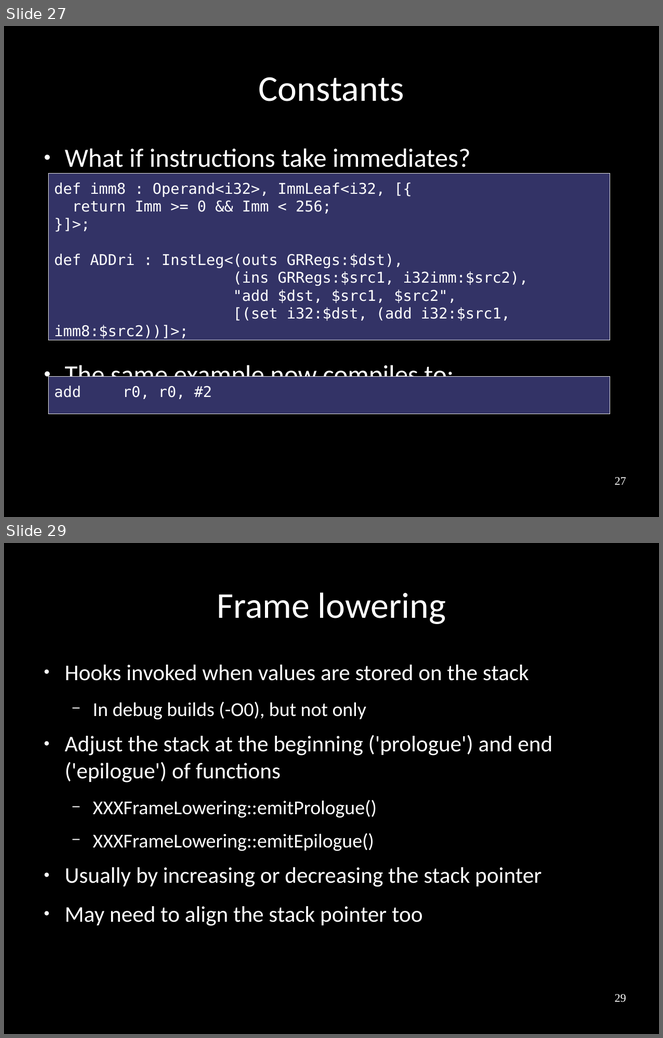
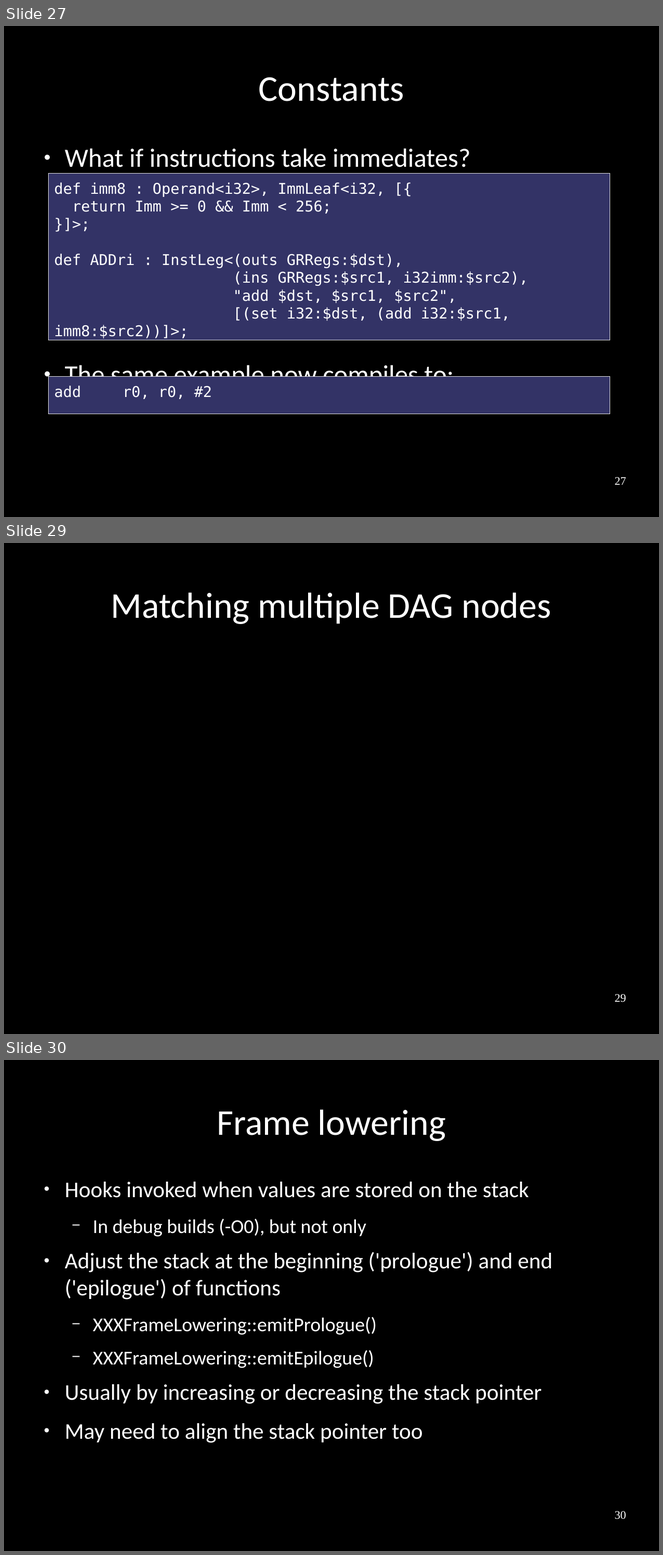
Before and after one commit to frasercrmck/llvm-leg, a slide deck: docs/Codeplay/Slides.odp. Shown one above the other, each under a label of ours: slides 27 and 29 before the commit, slides 27, 29 and 30 after it; the slides between them are not shown. The pictures are 663x1038 and 663x1555 pixels, drawn with LibreOffice and Linux fonts; fonts in the diff are those of the drawing. Boxes give left, top, right and bottom in pixels: in the first picture for what was removed or moved away, otherwise in the second. Text is boxed around its words. In the diff, an @@ line names an element or a change of style, - is before the commit and + after.

Commit message:
Add multiple node selection picture.

```diff
--- a/docs/Codeplay/Slides.odp
+++ b/docs/Codeplay/Slides.odp
@@ slide 29 added at (4, 543, 659, 1034), background #000000 @@
@@ title added at (111, 592, 551, 624), 44 pt, text #FFFFFF @@
+Matching multiple DAG nodes
@@ page number added at (615, 994, 626, 1003), 14 pt, text #FFFFFF @@
+29
@@ what was slide 29 is now slide 30 @@
@@ page number at (615, 1511, 626, 1520): text changed @@
-29
+30
```
Also in this commit, not shown: 3 slides changed.
